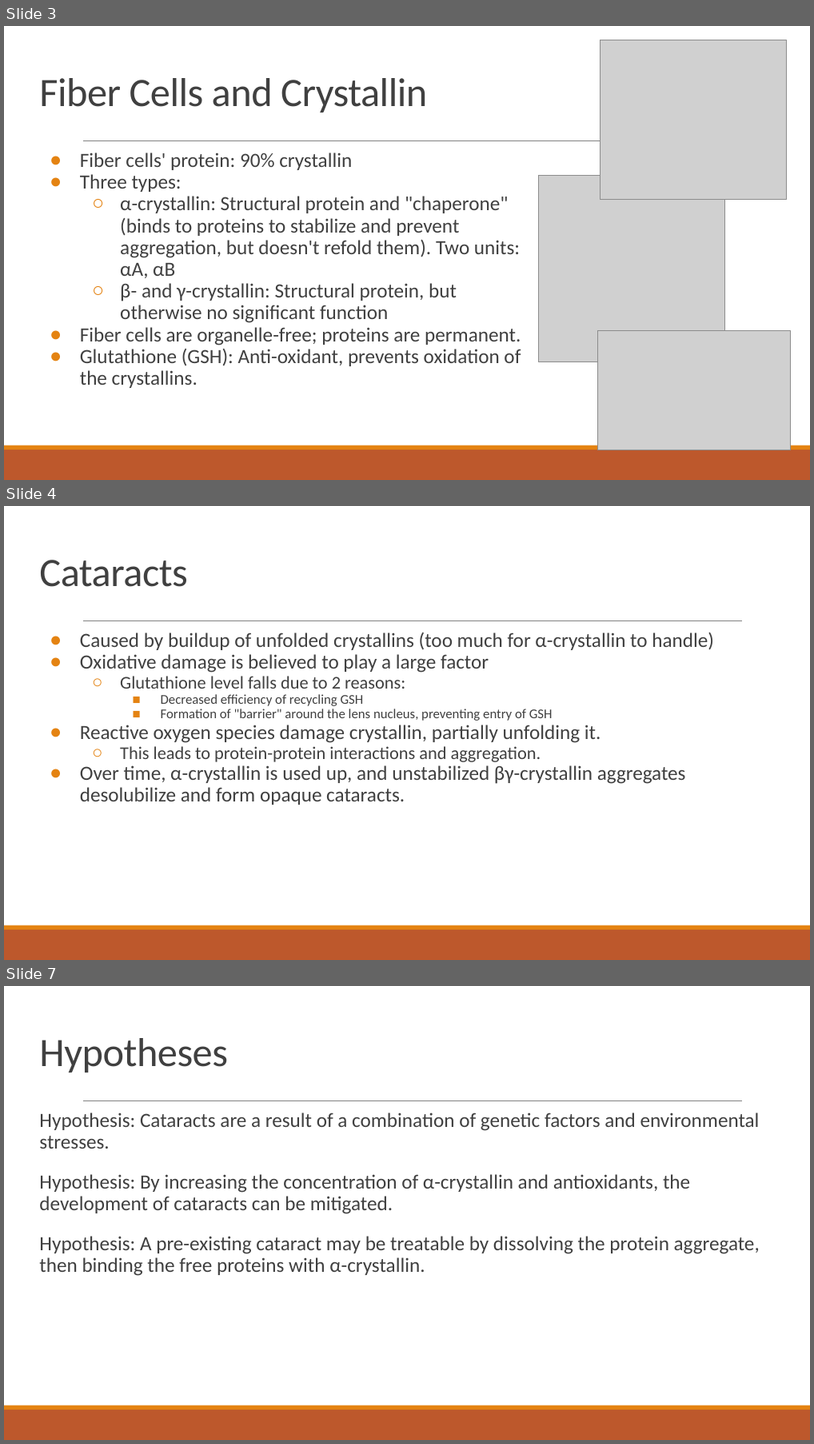
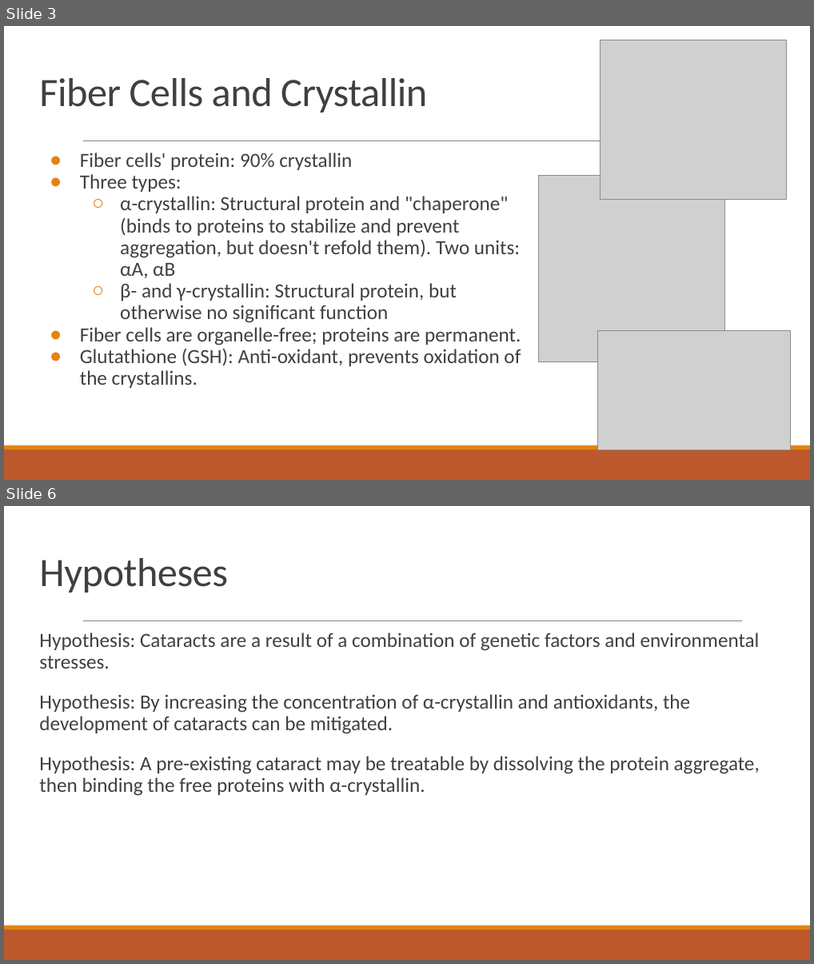
Before and after one commit to dyaom/REHS-2019, a slide deck: Cataract.pptx. Shown one above the other, each under a label of ours: slides 3, 4 and 7 before the commit, slides 3 and 6 after it; the slides between them are not shown. The pictures are 814x1444 and 814x964 pixels, drawn with LibreOffice and Linux fonts; fonts in the diff are those of the drawing; grey boxes stand for pictures. Boxes give left, top, right and bottom in pixels: in the first picture for what was removed or moved away, otherwise in the second. Text is boxed around its words. In the diff, an @@ line names an element or a change of style, - is before the commit and + after.

```diff
--- a/Cataract.pptx
+++ b/Cataract.pptx
@@ slide 4 removed at (x1=4, y1=506, x2=810, y2=960), background #FFFFFF; not listed: 3 template elements that a slide beside it also shows @@
@@ title removed at (x1=39, y1=560, x2=187, y2=587) @@
-Cataracts
@@ text removed at (x1=80, y1=632, x2=714, y2=804) @@
-● Caused by buildup of unfolded crystallins (too much for α-crystallin to handle)
-● Oxidative damage is believed to play a large factor
-  ○ Glutathione level falls due to 2 reasons:
-    ■ Decreased efficiency of recycling GSH
-    ■ Formation of "barrier" around the lens nucleus, preventing entry of GSH
-● Reactive oxygen species damage crystallin, partially unfolding it.
-  ○ This leads to protein-protein interactions and aggregation.
-● Over time, α-crystallin is used up, and unstabilized βγ-crystallin aggregates desolubilize and form opaque cataracts.
@@ what was slide 7 is now slide 6 @@
```
Also in this commit, not shown: 2 slides changed, 3 other files.
